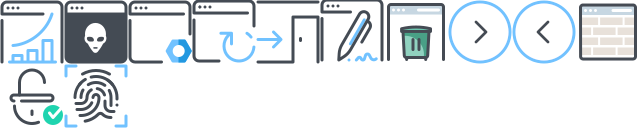
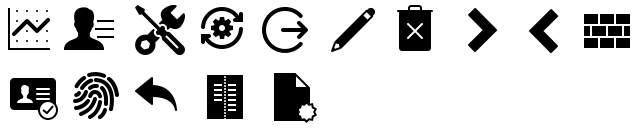
The second 640 x 128 image is a revision of the first. Changes to its layers:
renamed "blacklist" to "blacklist #1", painted on it over [579, 3, 637, 61]
renamed "next" to "next #2", moved it above "users", painted on it over [448, 0, 512, 64]
renamed "users.png copy" to "users", moved it above "back #1", painted on it over [64, 0, 128, 64]
added layer "back #1" above "scan" over [135, 77, 177, 111]
moved "scan" above "prev", painted on it over [192, 0, 256, 63]
painted on "prev" over [512, 0, 576, 64]
added layer "new" above "logs" over [274, 73, 317, 123]
added layer "logs" above "edit" over [207, 75, 243, 119]
painted on "edit" over [320, 0, 384, 62]
renamed "logout.png copy" to "logout", painted on it over [256, 0, 320, 64]
renamed "settings.png copy" to "settings", painted on it over [128, 0, 192, 64]
added layer "dashboard" above "delete" over [8, 8, 50, 50]
renamed "delete.png copy" to "delete", moved it above "whitelist #1", painted on it over [387, 3, 445, 61]
renamed "whitelist" to "whitelist #1", moved it above "patterns #1", painted on it over [9, 68, 63, 125]
renamed "patterns" to "patterns #1", moved it above "dashboard.png copy", painted on it over [64, 64, 128, 128]
painted on "dashboard.png copy" over [0, 0, 64, 64]
